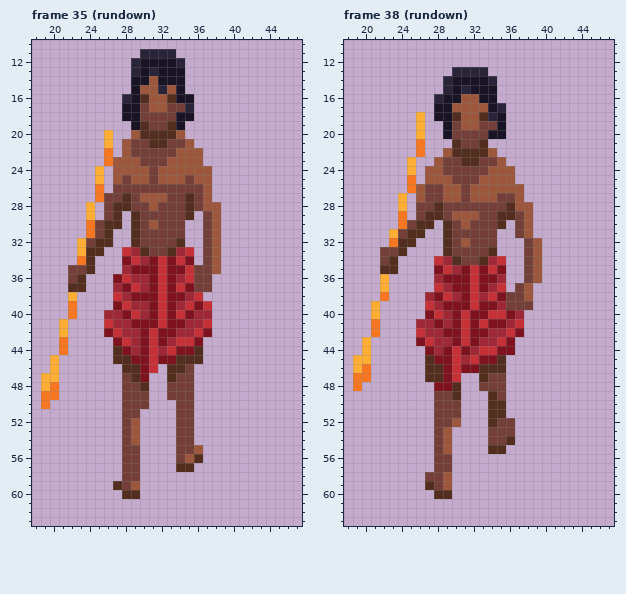
Pixel-art file -- arto/player/DudebroRun.ase. Above: the version before the commit.
64x64 pixels, 50 frames. Shown: frame 35 (rundown): x 18..47, y 10..63; frame 38 (rundown): x 18..47, y 10..63. The commit also changed other frames, which this record leaves out.
After the commit:
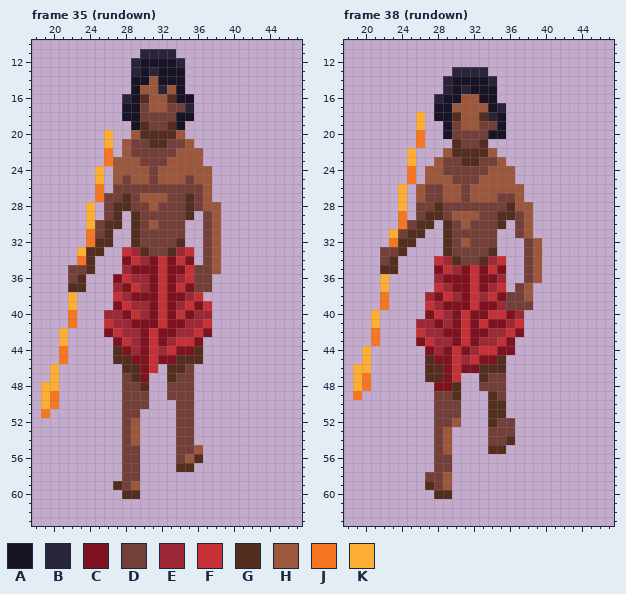
Palette (. is transparent): A #181425  B #292439  C #7e121e  D #743f39  E #9e2835  F #c63138  G #532e1e  H #9d573c  J #f77622  K #feae34
Change:
--- frame 35 (rundown), layer "kuchistick"
@@ x 21..26 @@
 29 ...K.D
-30 ...JDG
+30 ...KDG
 31 ...JDG
-32 ..KDGG
+32 ...JGG
 33 ..KGG.
@@ x 18..24 @@
 38 ....K..
-39 ....J..
+39 ....K..
 40 ....J..
-41 ...K...
+41 ....J..
 42 ...K...
-43 ...J...
+43 ...K...
 44 ...J...
-45 ..K....
+45 ...J...
 46 ..K....
-47 .KK....
-48 .KJ....
-49 .JJ....
-50 .J.....
-51 .......
+47 ..K....
+48 .KK....
+49 .KJ....
+50 .KJ....
+51 .J.....
 52 .......
--- frame 38 (rundown), layer "kuchistick"
@@ x 22..28 @@
 19 ....K..
-20 ....K..
+20 ....J..
 21 ....J..
-22 ....J..
+22 ...K...
 23 ...K..H
-24 ...K.HH
+24 ...J.HH
 25 ...J.HH
-26 ...JHDD
+26 ..K.HDD
 27 ..K.HDD
@@ x 18..24 @@
 38 ....J..
-39 ...K...
+39 ....J..
 40 ...K...
-41 ...J...
+41 ...K...
 42 ...J...
-43 ..K....
+43 ...J...
 44 ..K....
-45 .KK....
-46 .KJ....
-47 .JJ....
-48 .J.....
-49 .......
+45 ..K....
+46 .KK....
+47 .KJ....
+48 .KJ....
+49 .J.....
 50 .......
Pixel boxes of the changes (left, top, right, bottom) in both pictures:
changed: (77, 220, 95, 247)
changed: (41, 301, 77, 418)
changed: (398, 130, 425, 193)
changed: (353, 301, 389, 400)
